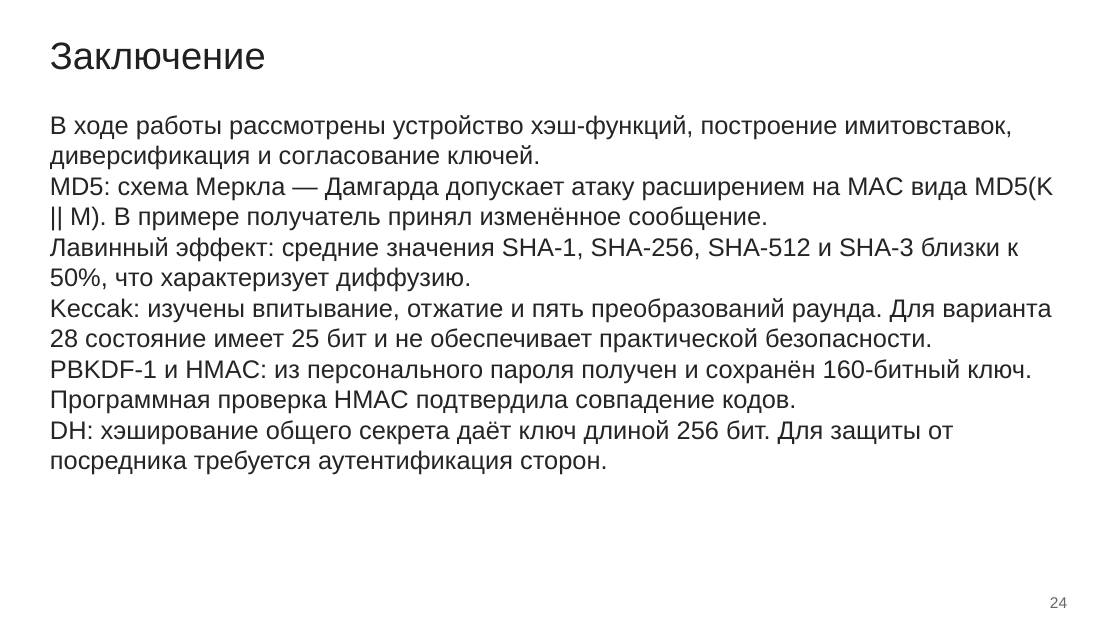
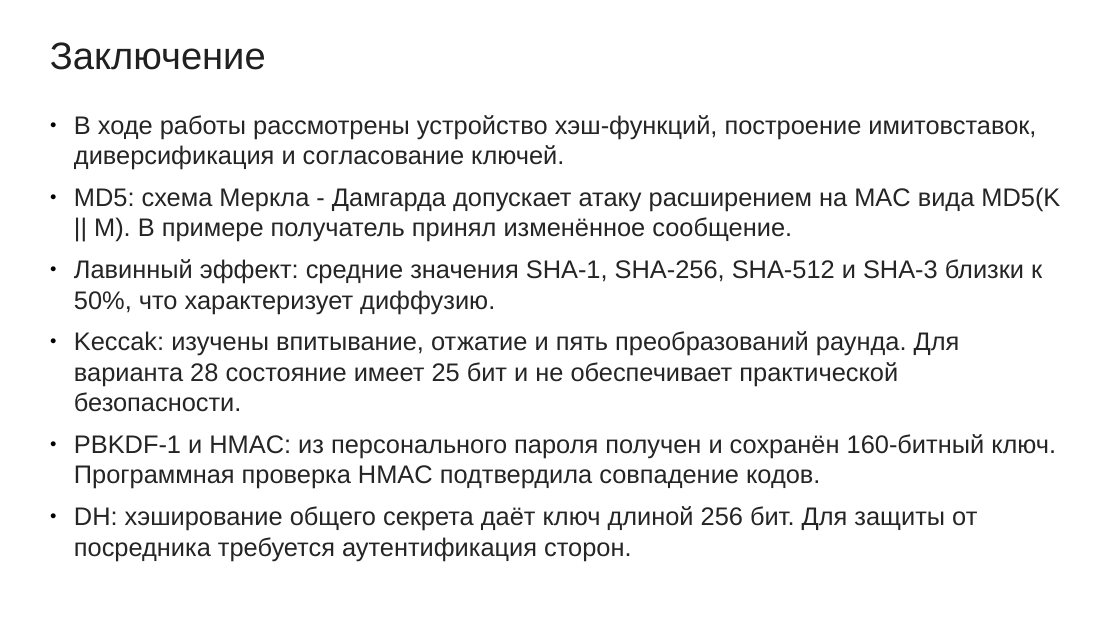
Before and after one commit to mikhailshceglov/sem7, a slide deck: slide 33 of crypto/lab4/Щеглов_3381_ЛР4.odp (slide 32 before the commit). Drawn at 1120x630 pixels with LibreOffice and Linux fonts; fonts in the diff are those of the drawing. Boxes give left, top, right and bottom in pixels: in the first picture for what was removed or moved away, otherwise in the second. Text is boxed around its words. In the diff, an @@ line names an element or a change of style, - is before the commit and + after.

```diff
--- a/crypto/lab4/Щеглов_3381_ЛР4.odp
+++ b/crypto/lab4/Щеглов_3381_ЛР4.odp
@@ text at (x1=74, y1=115, x2=1056, y2=561): bullet none to ●; more space between paragraphs @@
@@ text at (x1=74, y1=187, x2=1060, y2=242): text changed @@
-MD5: схема Меркла — Дамгарда допускает атаку расширением на MAC вида MD5(K || M). В примере получатель принял изменённое сообщение.
+● MD5: схема Меркла - Дамгарда допускает атаку расширением на MAC вида MD5(K || M). В примере получатель принял изменённое сообщение.
@@ text removed at (x1=1050, y1=597, x2=1067, y2=608) @@
-24
```
Also in this commit, not shown: 20 other slides changed, 3 slides added, 2 slides removed, 6 other files.
